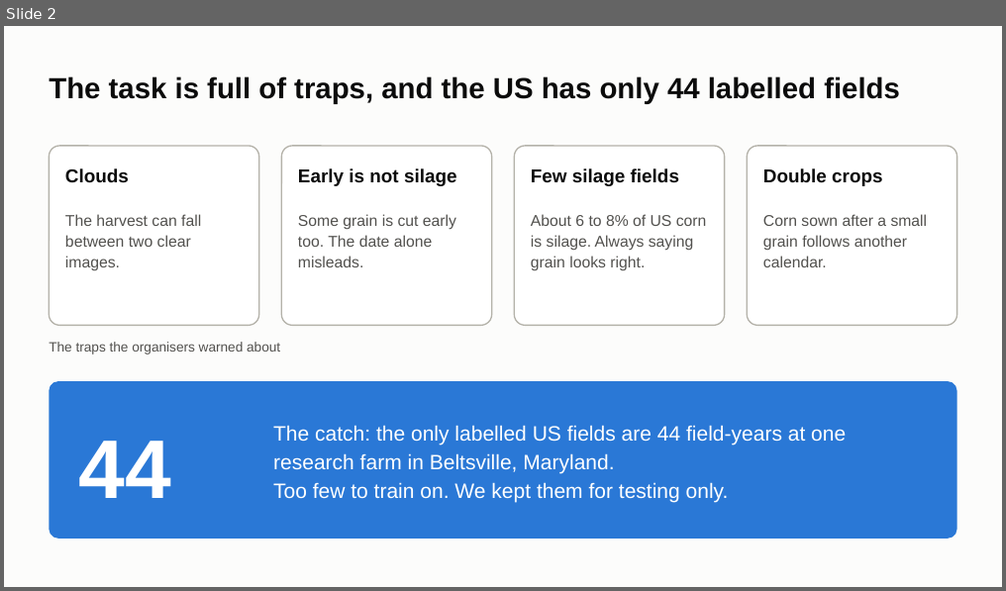
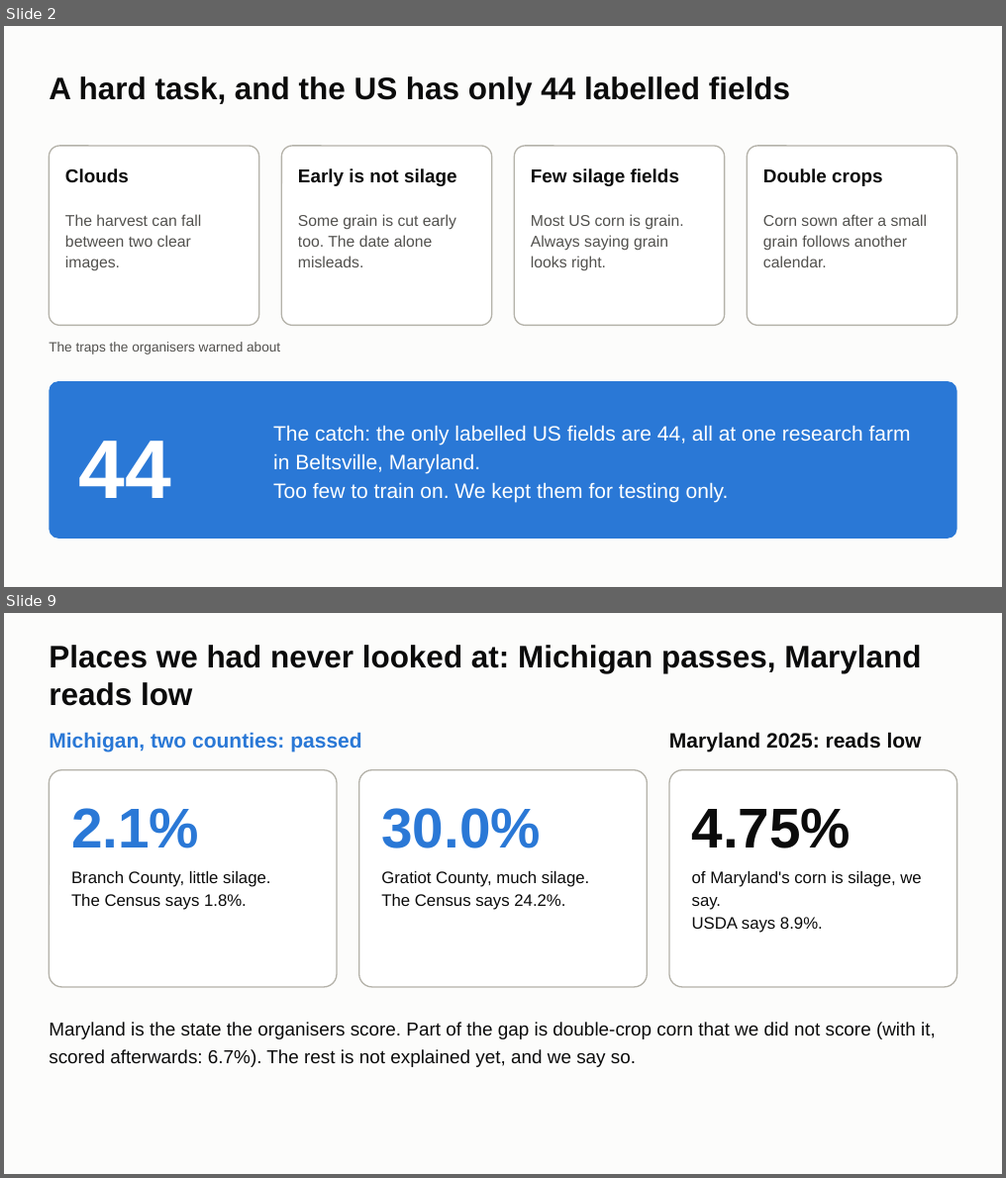
Before and after one commit to ChenSiyun1234/FieldVision, a slide deck: handoff/presentation/FieldVision_model_story.pptx. Shown one above the other, each under a label of ours: slide 2 before the commit, slides 2 and 9 after it; the slides between them are not shown. The pictures are 1006x591 and 1006x1178 pixels, drawn with LibreOffice and Linux fonts; fonts in the diff are those of the drawing. Boxes give left, top, right and bottom in pixels: in the first picture for what was removed or moved away, otherwise in the second. Text is boxed around its words. In the diff, an @@ line names an element or a change of style, - is before the commit and + after.

```diff
--- a/handoff/presentation/FieldVision_model_story.pptx
+++ b/handoff/presentation/FieldVision_model_story.pptx
@@ slide 9 added at (4, 613, 1002, 1174), background #FCFCFB @@
@@ title added at (49, 645, 921, 706), 30 pt, text #0B0B0B, bold @@
+Places we had never looked at: Michigan passes, Maryland reads low
@@ text added at (49, 732, 361, 753), 20 pt, text #2A78D6, bold @@
+Michigan, two counties: passed
@@ text added at (669, 732, 922, 753), 20 pt, text #0B0B0B, bold @@
+Maryland 2025: reads low
@@ rounded rectangle added at (49, 770, 337, 987), fill #FFFFFF, outline #B4B2A9 1.25 pt @@
@@ rounded rectangle added at (358, 770, 647, 987), fill #FFFFFF, outline #B4B2A9 1.25 pt @@
@@ rounded rectangle added at (669, 770, 957, 987), fill #FFFFFF, outline #B4B2A9 1.25 pt @@
@@ text added at (71, 808, 199, 849), 54 pt, text #2A78D6, bold @@
+2.1%
@@ text added at (381, 808, 541, 849), 54 pt, text #2A78D6, bold @@
+30.0%
@@ text added at (692, 808, 851, 849), 54 pt, text #0B0B0B, bold @@
+4.75%
@@ text added at (71, 871, 270, 910), 16 pt, text #0B0B0B @@
+Branch County, little silage.
+The Census says 1.8%.
@@ text added at (381, 871, 589, 910), 16 pt, text #0B0B0B @@
+Gratiot County, much silage.
+The Census says 24.2%.
@@ text added at (692, 871, 921, 933), 16 pt, text #0B0B0B @@
+of Maryland's corn is silage, we say.
+USDA says 8.9%.
@@ text added at (49, 1022, 936, 1067), 18 pt, text #0B0B0B @@
+Maryland is the state the organisers score. Part of the gap is double-crop corn that we did not score (with it, scored afterwards: 6.7%). The rest is not explained yet, and we say so.
@@ slide 2 changed as well @@
@@ title at (49, 76, 790, 105): text changed; size 28 to 30 pt @@
-The task is full of traps, and the US has only 44 labelled fields
+A hard task, and the US has only 44 labelled fields
@@ text at (531, 214, 683, 272): text changed @@
-About 6 to 8% of US corn is silage. Always saying grain looks right.
+Most US corn is grain. Always saying grain looks right.
@@ text at (273, 425, 911, 474): text changed @@
-The catch: the only labelled US fields are 44 field-years at one research farm in Beltsville, Maryland.
+The catch: the only labelled US fields are 44, all at one research farm in Beltsville, Maryland.
```
Also in this commit, not shown: 6 other slides changed, 4 other slides added, 8 slides removed, 2 other files.
